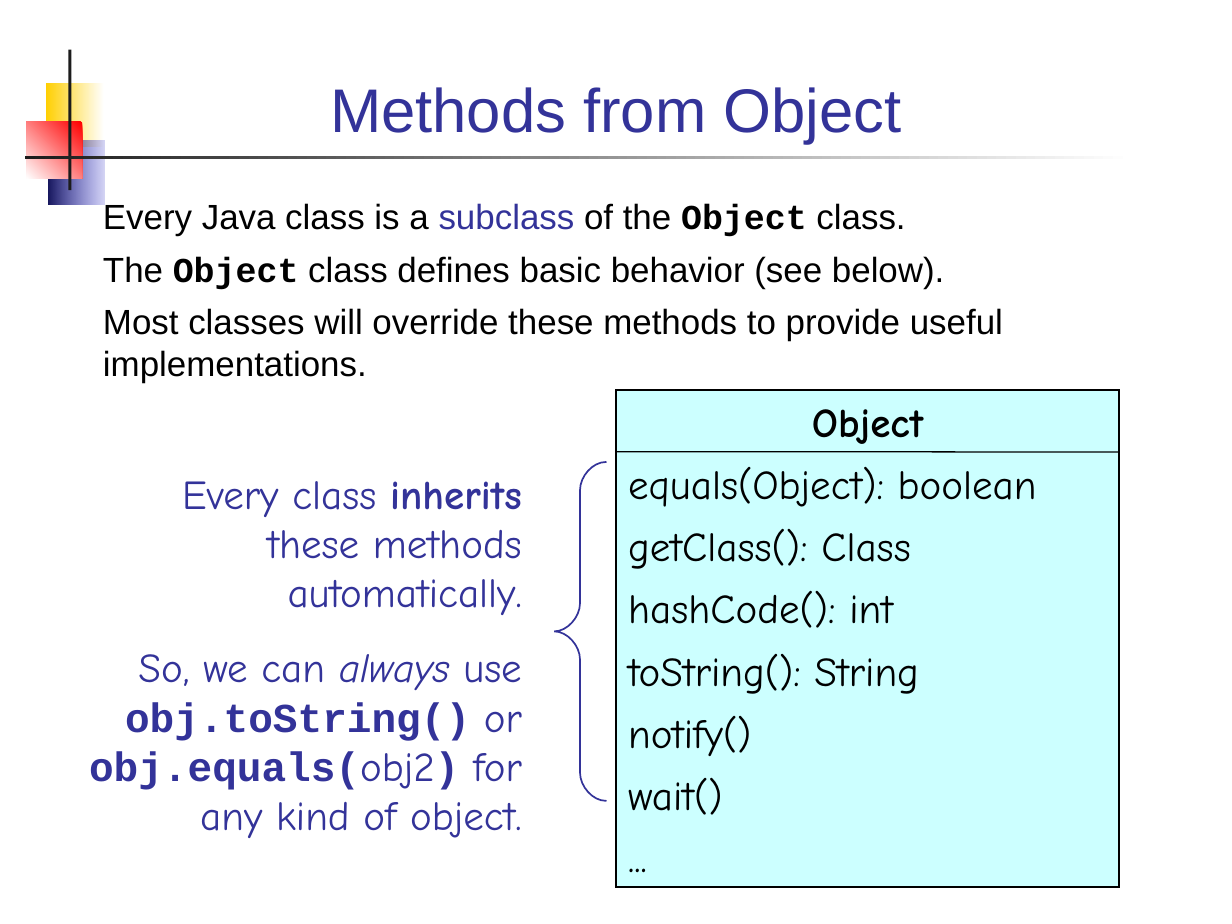
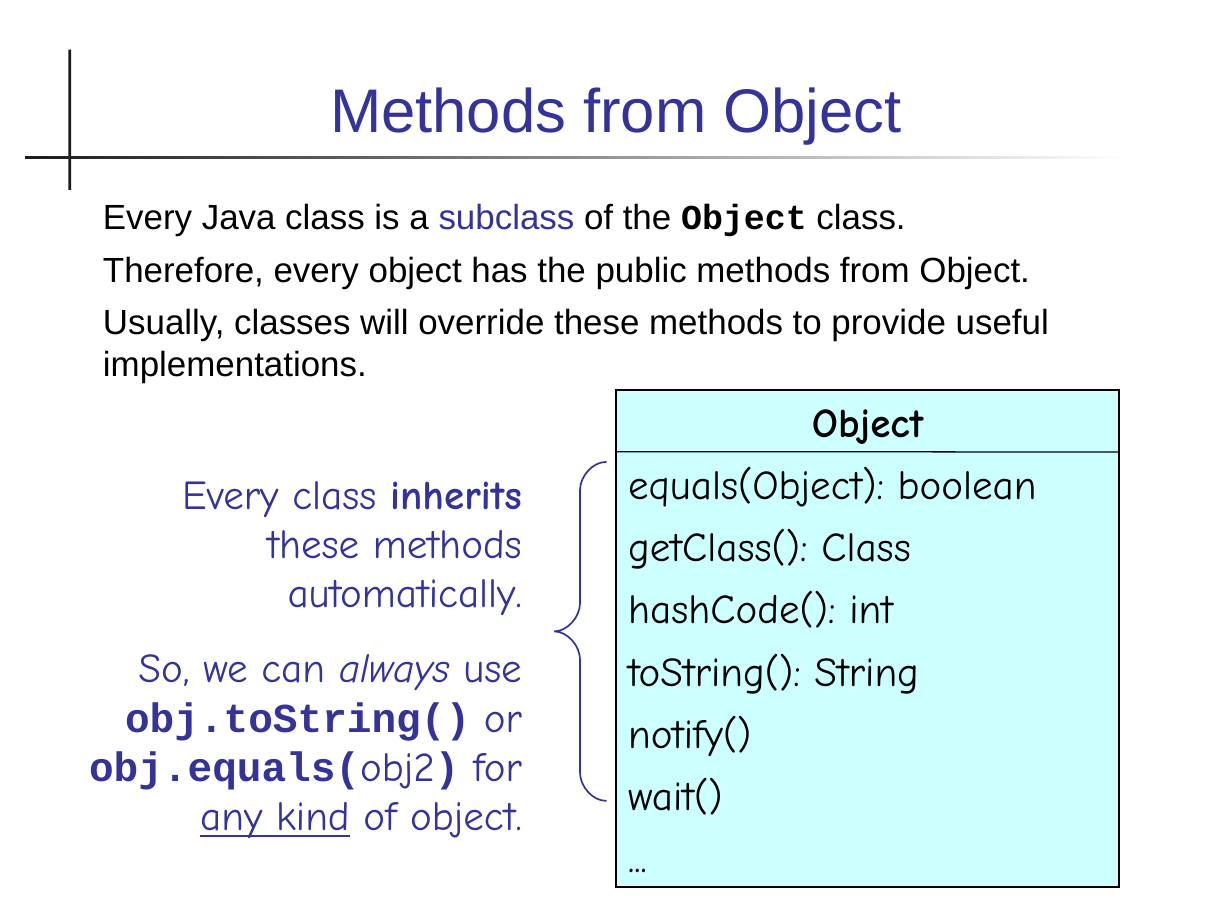
Before and after one commit to skeoop/skeoop.github.io, a slide deck: slide 10 of week2/1-Polymorphism.ppt (slide 9 before the commit). Drawn at 1232x924 pixels with LibreOffice and Linux fonts; fonts in the diff are those of the drawing. Boxes give left, top, right and bottom in pixels: in the first picture for what was removed or moved away, otherwise in the second. Text is boxed around its words. In the diff, an @@ line names an element or a change of style, - is before the commit and + after.

```diff
--- a/week2/1-Polymorphism.ppt
+++ b/week2/1-Polymorphism.ppt
@@ rectangle removed at (46,83,103,147) @@
@@ rectangle removed at (27,122,83,179) @@
@@ rectangle removed at (48,140,103,205) @@
@@ text at (103,256,1049,383): text changed @@
-The Object class defines basic behavior (see below).
-Most classes will override these methods to provide useful implementations.
+Therefore, every object has the public methods from Object.
+Usually, classes will override these methods to provide useful implementations.
@@ text at (89,654,522,838): underline on in "any kind" @@
```
Also in this commit, not shown: 30 other slides changed, 7 slides added, 1 slide removed, 5 other files.
